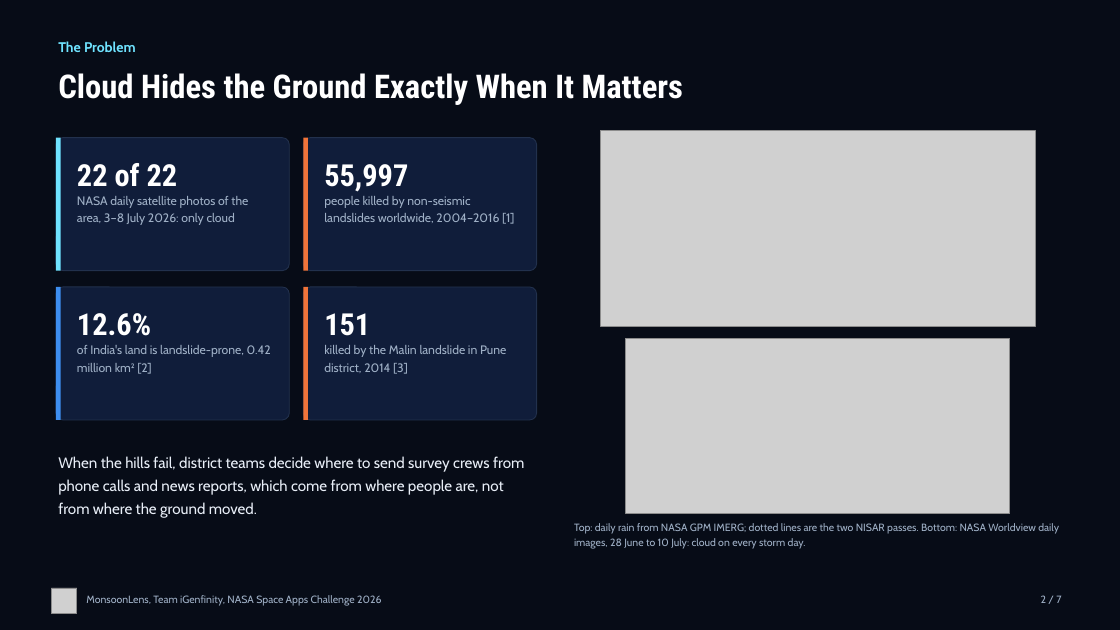
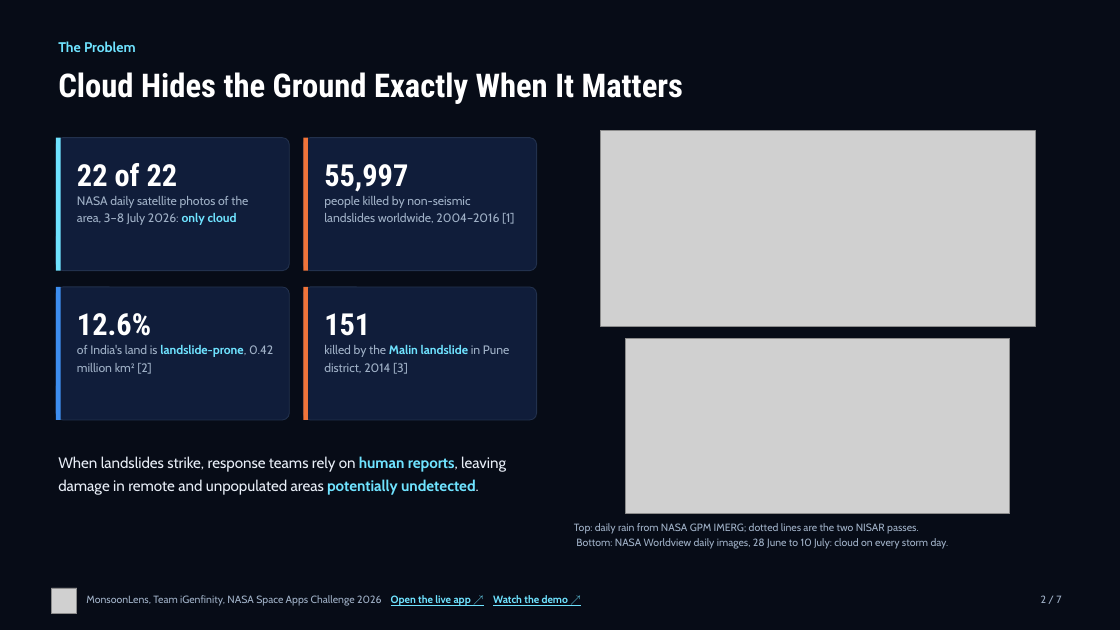
Before and after one commit to AyushSinghNegi/dancing-with-the-sars, a slide deck: slide 2 of deliverables/deck/MonsoonLens_Deck.pptx. Drawn at 1120x630 pixels with LibreOffice and Linux fonts; fonts in the diff are those of the drawing; grey boxes stand for pictures. Boxes give left, top, right and bottom in pixels: in the first picture for what was removed or moved away, otherwise in the second. Text is boxed around its words. In the diff, an @@ line names an element or a change of style, - is before the commit and + after.

```diff
--- a/deliverables/deck/MonsoonLens_Deck.pptx
+++ b/deliverables/deck/MonsoonLens_Deck.pptx
@@ text "NASA daily satellite photos of ..." at box(77, 196, 248, 225): text colour #9FB0C6 to #6FE3FF, bold on in "only cloud" @@
@@ text "of India's land is landslide-prone, ..." at box(77, 345, 273, 374): text colour #9FB0C6 to #6FE3FF, bold on in "landslide-prone," @@
@@ text "killed by the Malin landslide ..." at box(324, 345, 509, 374): text colour #9FB0C6 to #6FE3FF, bold on in "Malin landslide" @@
@@ text removed at box(58, 456, 524, 518) @@
-When the hills fail, district teams decide where to send survey crews from phone calls and news reports, which come from where people are, not from where the ground moved.
@@ text added at box(58, 456, 506, 495), 13 pt, text #E8EEF7 @@
+When landslides strike, response teams rely on human reports, leaving damage in remote and unpopulated areas potentially undetected.
@@ text "Top: daily rain from NASA ..." rewrapped from box(574, 523, 1059, 549) to box(574, 523, 949, 549) @@
@@ text at box(86, 595, 568, 606): text changed @@
-MonsoonLens, Team iGenfinity, NASA Space Apps Challenge 2026
+MonsoonLens, Team iGenfinity, NASA Space Apps Challenge 2026 Open the live app ↗ Watch the demo ↗
```
Also in this commit, not shown: 6 other slides changed, 1 other file.
